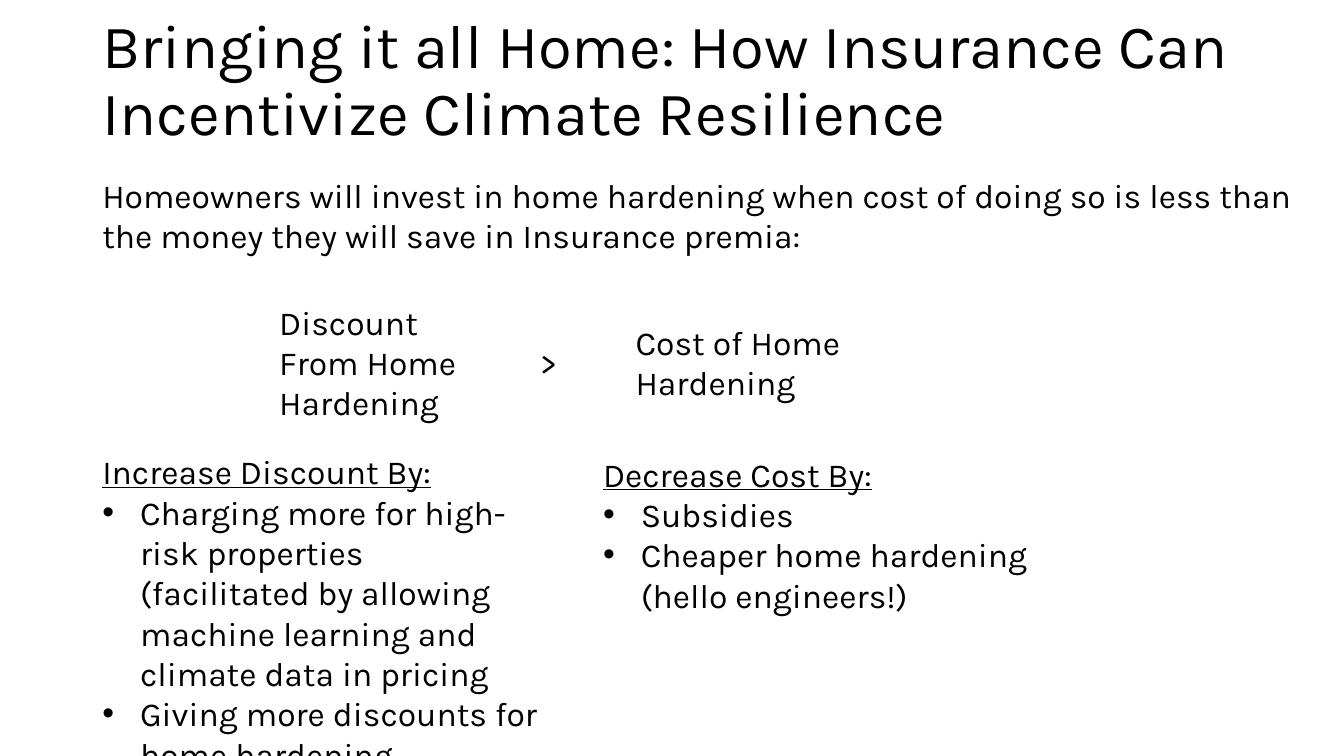
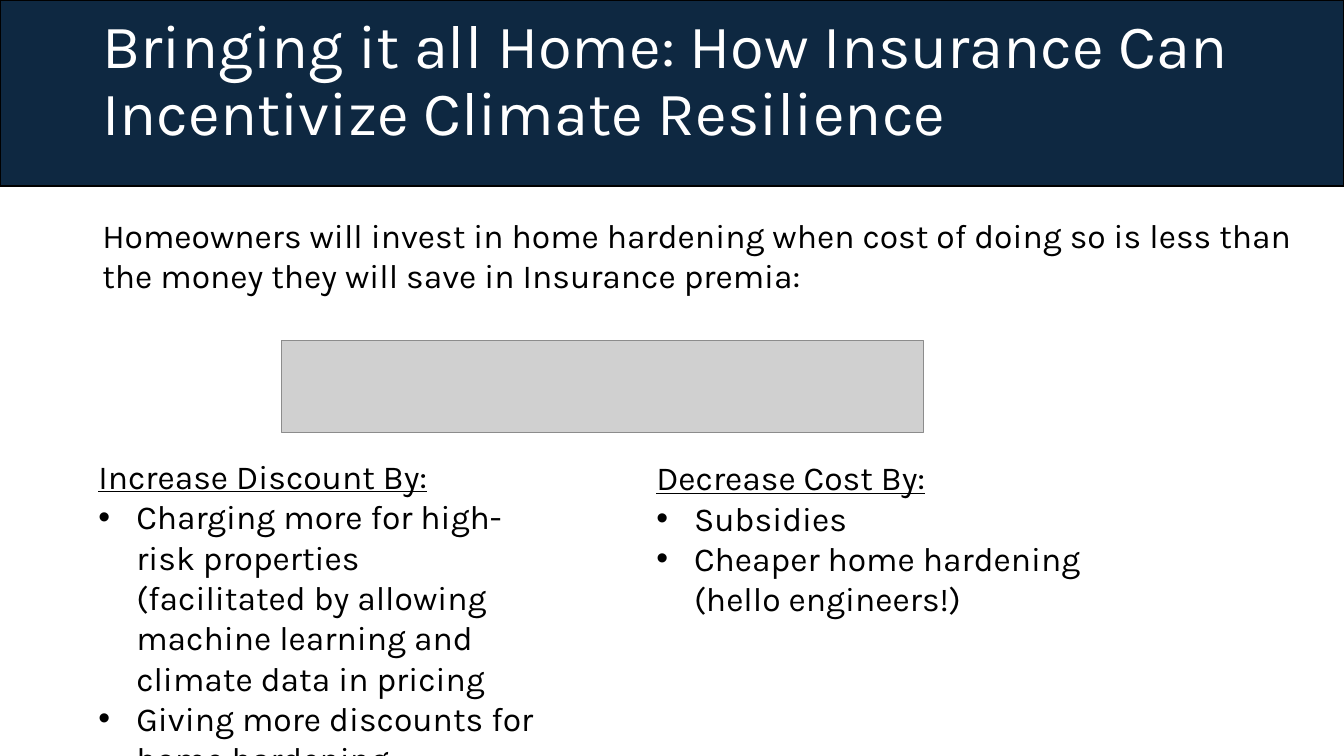
Before and after one commit to lou-weimer/insurance_lecture, a slide deck: slide 25 of Draft 1.pptx. Drawn at 1344x756 pixels with LibreOffice and Linux fonts; fonts in the diff are those of the drawing; grey boxes stand for pictures. Boxes give left, top, right and bottom in pixels: in the first picture for what was removed or moved away, otherwise in the second. Text is boxed around its words. In the diff, an @@ line names an element or a change of style, - is before the commit and + after.

```diff
--- a/Draft 1.pptx
+++ b/Draft 1.pptx
@@ rectangle added at (x1=0, y1=0, x2=1344, y2=187), fill #0E2841, outline #000000 1.5 pt @@
@@ title "Bringing it all Home: How ..." at (x1=102, y1=25, x2=1228, y2=136): text colour #000000 to #FFFFFF @@
@@ text "Homeowners will invest in home ..." moved from (x1=102, y1=185, x2=1291, y2=257) to (x1=102, y1=225, x2=1291, y2=297) @@
@@ text removed at (x1=279, y1=312, x2=456, y2=424) @@
-Discount From Home Hardening
@@ picture added at (x1=281, y1=341, x2=925, y2=433) @@
@@ text removed at (x1=529, y1=338, x2=575, y2=388) @@
->
@@ text removed at (x1=636, y1=332, x2=840, y2=404) @@
-Cost of Home Hardening
@@ text "Increase Discount By:" moved from (x1=102, y1=461, x2=537, y2=735) to (x1=98, y1=466, x2=533, y2=740) @@
@@ text "Decrease Cost By:" moved from (x1=603, y1=465, x2=1028, y2=616) to (x1=656, y1=468, x2=1081, y2=620) @@
```
Also in this commit, not shown: 32 other slides changed.
